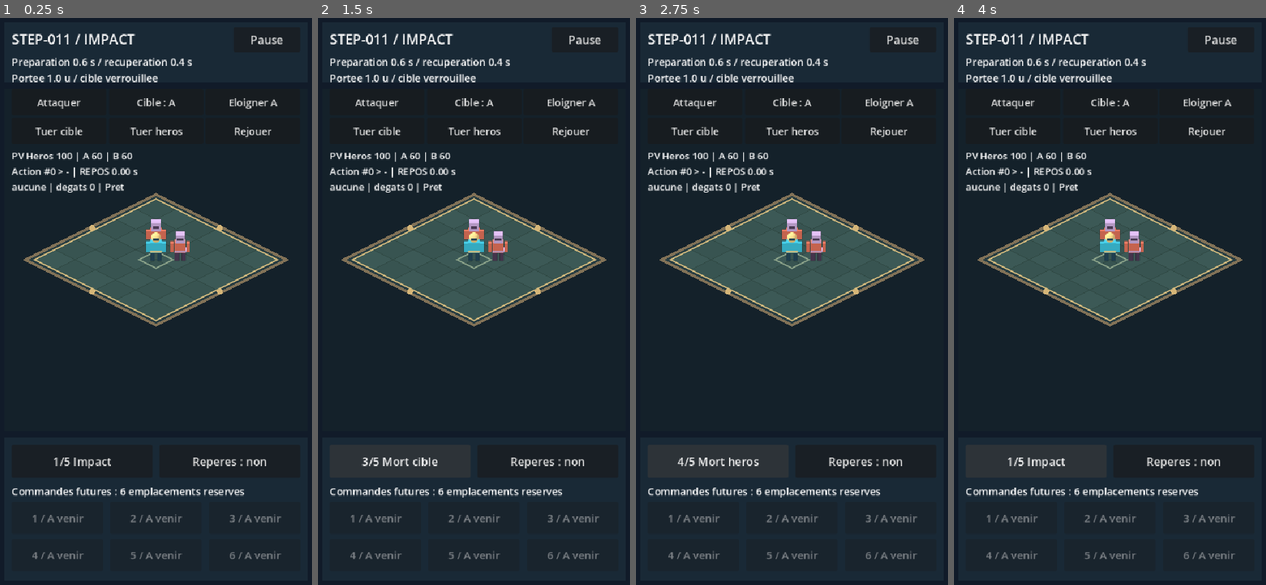
Above: before the commit, frames 1-4 (left to right).
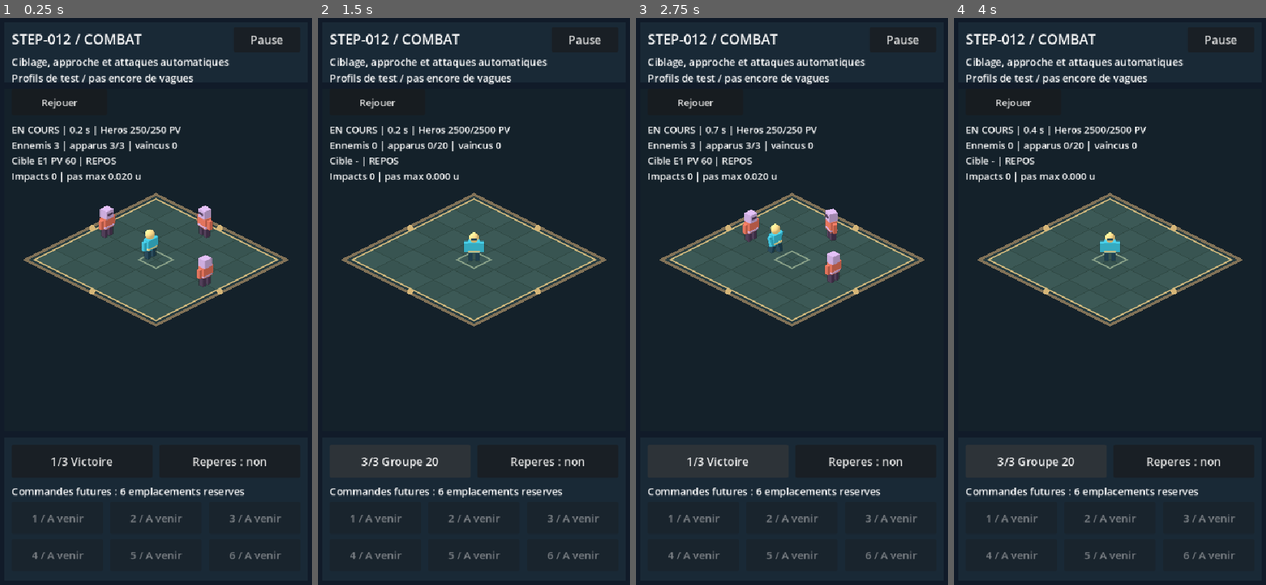
Above: after the commit, the same moments.

Repository: RobinArcangioli/gambit-arena
Game: Godot game, scene res://scenes/main.tscn
Same seed, same stepped clock (60 frames per second), same inputs: the game is played once before the commit and once after it.
Inputs:
- Up to frame 1 (0.25 s): no input
- Up to frame 2 (1.5 s): click "1/5 Impact" (after the commit: "1/3 Victoire") at 0.5 s; click "2/5 Hors portee" (after the commit: "2/3 Defaite") at 1.25 s
- Up to frame 3 (2.75 s): click "3/5 Mort cible" (after the commit: "3/3 Groupe 20") at 2 s
- Up to frame 4 (4 s): click "4/5 Mort heros" (after the commit: "1/3 Victoire") at 2.75 s; click "5/5 Retrait cible" (after the commit: "2/3 Defaite") at 3.5 s

The runs differ from the first frame. In frame 1, 5.6% of the frame differs, in the area x 3-89%, y 2-80%; in frame 2, 4.7%; in frame 3, 5.7%; in frame 4, 4.7%.

Commit message:
feat: [STEP-012] integrer le premier combat autonome

Diff:
--- /dev/null
+++ b/scenes/combat/battle_lab.tscn
@@ -0,0 +1,7 @@
+[gd_scene load_steps=3 format=3]
+
+[ext_resource type="PackedScene" path="res://scenes/arena/arena.tscn" id="1"]
+[ext_resource type="Script" path="res://scripts/combat/battle_lab.gd" id="2"]
+
+[node name="BattleLab" instance=ExtResource("1")]
+script = ExtResource("2")
--- a/scenes/main.tscn
+++ b/scenes/main.tscn
@@ -1,7 +1,7 @@
 [gd_scene load_steps=2 format=3 uid="uid://do6vxhog253vu"]
 
-[ext_resource type="PackedScene" path="res://scenes/combat/attack_lab.tscn" id="1_lab"]
+[ext_resource type="PackedScene" path="res://scenes/combat/battle_lab.tscn" id="1_lab"]
 
 [node name="Main" type="Node2D" unique_id=1193079028]
 
-[node name="AttackLab" parent="." instance=ExtResource("1_lab")]
+[node name="BattleLab" parent="." instance=ExtResource("1_lab")]
--- /dev/null
+++ b/scenes/tests/combat_simulation_tests.tscn
@@ -0,0 +1,6 @@
+[gd_scene load_steps=2 format=3]
+
+[ext_resource type="Script" path="res://tests/test_combat_simulation.gd" id="1"]
+
+[node name="CombatSimulationTests" type="Node"]
+script = ExtResource("1")
--- /dev/null
+++ b/scripts/combat/battle_lab.gd
@@ -0,0 +1,92 @@
+extends "res://scripts/arena/arena.gd"
+const Simulation = preload("res://scripts/combat/combat_simulation.gd")
+const Marks = preload("res://scripts/crowd/crowd_marks.gd")
+const MODES: Array[String] = ["Victoire", "Defaite", "Groupe 20"]
+var simulation := Simulation.new()
+var rings := Marks.new()
+var replay: Button
+var readout: Label
+var mode_index: int = 0
+var setup_complete: bool = false
+
+func _ready() -> void:
+	super._ready()
+	$HUD/Title.text = "STEP-012 / COMBAT"
+	$HUD/Description.text = "Ciblage, approche et attaques automatiques\nProfils de test / pas encore de vagues"
+	hero.hide()
+	enemy.hide()
+	hero.queue_free()
+	enemy.queue_free()
+	add_child(simulation)
+	simulation.configure(world)
+	rings.camera = camera
+	add_child(rings)
+	move_child(rings, render_box.get_index())
+	replay = Button.new()
+	replay.text = "Rejouer"
+	replay.focus_mode = Control.FOCUS_NONE
+	replay.pressed.connect(_reset)
+	hud.add_child(replay)
+	readout = Label.new()
+	readout.add_theme_font_size_override("font_size", 16)
+	readout.mouse_filter = Control.MOUSE_FILTER_IGNORE
+	hud.add_child(readout)
+	setup_complete = true
+	_update_layout()
+	_reset()
+
+func _update_layout() -> void:
+	super._update_layout()
+	if not setup_complete:
+		return
+	replay.position = Vector2(28, 124)
+	replay.size = Vector2(160, 44)
+	readout.position = Vector2(28, 180)
+	rings.position = render_box.position
+
+func _reset() -> void:
+	simulation.reset(mode_index)
+	_present()
+	_update_buttons()
+
+func _physics_process(delta: float) -> void:
+	if not setup_complete:
+		return
+	simulation.advance(delta, paused)
+	_present()
+
+func _present() -> void:
+	var fighter = simulation.hero
+	var target_text: String = "-"
+	if is_instance_valid(fighter.mover.target) and not fighter.mover.target.is_queued_for_deletion():
+		target_text = "E%d PV %d" % [fighter.mover.target.serial, fighter.mover.target.state.health]
+	readout.text = "%s | %.1f s | Heros %d/%d PV\nEnnemis %d | apparus %d/%d | vaincus %d\nCible %s | %s\nImpacts %d | pas max %.3f u" % [simulation.result, simulation.elapsed, fighter.state.health, fighter.state.max_health, simulation.enemies.size(), simulation.spawned, simulation.budget, simulation.defeated, target_text, fighter.action.phase, simulation.hits, simulation.max_step]
+	floor_canvas.feet.clear()
+	rings.points.clear()
+	if fighter.state.alive:
+		floor_canvas.feet.append(fighter.position)
+		rings.points.append(fighter.mover.ground_position)
+	for unit in simulation.enemies:
+		floor_canvas.feet.append(unit.position)
+		rings.points.append(unit.mover.ground_position)
+	rings.visible = floor_canvas.show_marks
+	rings.queue_redraw()
+	floor_canvas.queue_redraw()
+
+func _next_placement() -> void:
+	if paused or not setup_complete:
+		return
+	mode_index = (mode_index + 1) % MODES.size()
+	_reset()
+
+func _update_buttons() -> void:
+	super._update_buttons()
+	if setup_complete:
+		position_button.text = "%d/3 %s" % [mode_index + 1, MODES[mode_index]]
+
+func _unhandled_key_input(event: InputEvent) -> void:
+	if event is InputEventKey and event.pressed and not event.echo and event.keycode == KEY_R:
+		_reset()
+		get_viewport().set_input_as_handled()
+	else:
+		super._unhandled_key_input(event)
--- /dev/null
+++ b/scripts/combat/combat_simulation.gd
@@ -0,0 +1,201 @@
+extends Node
+## One deterministic coordinator. No unit ticks itself.
+const Unit = preload("res://scripts/combat/combat_unit.gd")
+const Action = preload("res://scripts/combat/attack_action.gd")
+const Crowd = preload("res://scripts/crowd/ground_crowd.gd")
+const Bounds = preload("res://scripts/arena/arena_bounds.gd")
+const Pattern = preload("res://scripts/enemies/enemy_director.gd")
+const HERO = preload("res://data/actors/hero.tres")
+const ENEMY = preload("res://data/actors/enemy.tres")
+var world: Node3D
+var hero: Unit
+var enemies: Array[Unit] = []
+var elapsed: float = 0.0
+var spawn_clock: float = 0.0
+var spawned: int = 0
+var defeated: int = 0
+var removed: int = 0
+var budget: int = 3
+var hits: int = 0
+var peak_alive: int = 0
+var max_step: float = 0.0
+var result: String = "EN COURS"
+
+func configure(parent_world: Node3D) -> void:
+	world = parent_world
+
+func clear() -> void:
+	for unit in enemies:
+		_dispose(unit)
+	enemies.clear()
+	_dispose(hero)
+	hero = null
+
+func _dispose(unit: Variant) -> void:
+	if is_instance_valid(unit):
+		unit.action.cancel()
+		unit.hide()
+		if not unit.is_queued_for_deletion():
+			unit.queue_free()
+
+func reset(mode: int = 0) -> void:
+	clear()
+	elapsed = 0.0
+	spawn_clock = 0.0
+	spawned = 0
+	defeated = 0
+	removed = 0
+	hits = 0
+	peak_alive = 0
+	max_step = 0.0
+	budget = 20 if mode == 2 else 3
+	result = "EN COURS"
+	hero = Unit.new()
+	# Local diagnostic profiles; shipped .tres Resources remain untouched.
+	var profile = HERO.duplicate()
+	if mode == 0:
+		profile.max_health = 250
+		profile.attack = 30
+	elif mode == 2:
+		profile.max_health = 2500
+	hero.configure(profile)
+	hero.name = "CombatHero"
+	world.add_child(hero)
+	hero.place(Vector2.ZERO)
+	if mode != 2:
+		for index in range(3):
+			add_enemy(Pattern.spawn_position(index))
+	_present()
+
+func add_enemy(at: Vector2) -> bool:
+	if result != "EN COURS" or not Action.living(hero) or spawned >= budget or enemies.size() >= 20 or not Bounds.contains_ground(at):
+		return false
+	if at.distance_to(hero.mover.ground_position) < Crowd.DIAMETER + 0.01:
+		return false
+	for unit in enemies:
+		if Action.living(unit) and at.distance_to(unit.mover.ground_position) < Crowd.DIAMETER + 0.01:
+			return false
+	var unit := Unit.new()
+	unit.enemy = true
+	unit.configure(ENEMY)
+	unit.serial = spawned + 1
+	unit.name = "CombatEnemy%d" % unit.serial
+	world.add_child(unit)
+	unit.place(at)
+	enemies.append(unit)
+	spawned += 1
+	peak_alive = maxi(peak_alive, enemies.size())
+	return true
+
+func _prune() -> void:
+	for index in range(enemies.size() - 1, -1, -1):
+		var unit = enemies[index]
+		if not Action.living(unit):
+			if is_instance_valid(unit) and not unit.state.alive:
+				defeated += 1
+			else:
+				removed += 1
+			_dispose(unit)
+			enemies.remove_at(index)
+
+func _finish_if_needed() -> bool:
+	if not Action.living(hero):
+		result = "DEFAITE"
+	elif spawned >= budget and enemies.is_empty():
+		result = "VICTOIRE" if removed == 0 else "INTERROMPU"
+	else:
+		return false
+	for unit in enemies:
+		unit.action.cancel()
+		unit.mover.clear_target()
+	if is_instance_valid(hero):
+		hero.action.cancel()
+		hero.mover.clear_target()
+	_present()
+	return true
+
+func _choose_targets() -> void:
+	# Keep a living target until its death; nearest wins, insertion order breaks ties.
+	if not Action.living(hero.mover.target):
+		var nearest: Unit = null
+		var distance: float = INF
+		for unit in enemies:
+			var candidate: float = hero.position.distance_squared_to(unit.position)
+			if candidate < distance:
+				nearest = unit
+				distance = candidate
+		hero.mover.set_target(nearest)
+	for unit in enemies:
+		unit.mover.set_target(hero)
+
+func advance(delta: float, paused: bool = false) -> void:
+	if paused or result != "EN COURS" or not is_finite(delta) or delta <= 0.0:
+		return
+	_prune()
+	if _finish_if_needed():
+		return
+	var dt: float = Crowd.safe_delta(delta)
+	elapsed += dt
+	_choose_targets()
+	var units: Array[Unit] = [hero]
+	units.append_array(enemies)
+	var points: Array[Vector2] = []
+	var requests: Array[Vector2] = []
+	var corrections: Array[bool] = []
+	for unit in units:
+		var start: Vector2 = unit.mover.ground_position
+		points.append(start)
+		unit.mover.velocity = Vector2.ZERO
+		if not unit.action.active:
+			unit.mover.step(dt)
+		requests.append(unit.mover.ground_position - start)
+		unit.mover.ground_position = start
+		corrections.append(unit != hero and not unit.action.active)
+	var resolved: Array[Vector2] = Crowd.solve(points, requests, corrections, dt)
+	for index in range(units.size()):
+		var unit: Unit = units[index]
+		var movement: Vector2 = resolved[index] - points[index]
+		unit.mover.ground_position = resolved[index]
+		unit.mover.velocity = movement / dt
+		max_step = maxf(max_step, movement.length())
+		if movement.length_squared() > 0.00000001:
+			unit.gait += dt
+			unit.mover.facing = movement.normalized()
+		unit.position = Vector3(resolved[index].x, 0, resolved[index].y)
+	# Existing actions first, hero then stable enemy order. Dead units cannot retaliate.
+	for unit in units:
+		if not Action.living(hero):
+			break
+		if not Action.living(unit):
+			unit.action.cancel()
+			continue
+		var was_resolved: bool = unit.action.resolved
+		unit.action.advance(dt)
+		if not was_resolved and unit.action.resolved and unit.action.applied_damage > 0:
+			hits += 1
+	_prune()
+	if _finish_if_needed():
+		return
+	_choose_targets()
+	units.assign([hero])
+	units.append_array(enemies)
+	# Newly engaged actions receive no time until the next common tick.
+	for unit in units:
+		if not unit.action.active and Action.living(unit.mover.target):
+			if unit.action.begin(unit, unit.mover.target) > 0:
+				var offset: Vector3 = unit.mover.target.position - unit.position
+				unit.mover.facing = Vector2(offset.x, offset.z).normalized()
+	if spawned < budget:
+		spawn_clock += dt
+		if spawn_clock >= 1.0:
+			spawn_clock = 0.0
+			for attempt in range(20):
+				if add_enemy(Pattern.spawn_position((spawned + attempt) % 20)):
+					break
+	_present()
+
+func _present() -> void:
+	if is_instance_valid(hero):
+		hero.present()
+	for unit in enemies:
+		unit.present()
--- /dev/null
+++ b/scripts/combat/combat_unit.gd
@@ -0,0 +1,17 @@
+extends "res://scripts/combat/stats_actor.gd"
+const GroundMover = preload("res://scripts/movement/ground_mover.gd")
+const AttackAction = preload("res://scripts/combat/attack_action.gd")
+var mover := GroundMover.new()
+var action := AttackAction.new()
+var gait: float = 0.0
+var serial: int = 0
+
+func place(at: Vector2) -> void:
+	mover.reset(at)
+	mover.speed = state.move_speed
+	mover.stopping_distance = 0.8
+	position = Vector3(at.x, 0, at.y)
+
+func present() -> void:
+	visible = state.alive
+	pose(gait, mover.velocity.length_squared() > 0.000001, mover.facing)
--- /dev/null
+++ b/tests/test_combat_simulation.gd
@@ -0,0 +1,167 @@
+extends Node
+const Simulation = preload("res://scripts/combat/combat_simulation.gd")
+const Unit = preload("res://scripts/combat/combat_unit.gd")
+const Crowd = preload("res://scripts/crowd/ground_crowd.gd")
+const Bounds = preload("res://scripts/arena/arena_bounds.gd")
+const Action = preload("res://scripts/combat/attack_action.gd")
+const Lab = preload("res://scenes/combat/battle_lab.tscn")
+const HERO = preload("res://data/actors/hero.tres")
+const ENEMY = preload("res://data/actors/enemy.tres")
+var checks: int = 0
+var failures: int = 0
+
+func check(ok: bool, message: String) -> void:
+	checks += 1
+	if not ok:
+		failures += 1
+		push_error("CombatSimulation: " + message)
+
+func snapshot(sim: Simulation) -> Array:
+	var values: Array = [sim.elapsed, sim.spawn_clock, sim.spawned, sim.defeated, sim.hits, sim.result]
+	var units: Array[Unit] = [sim.hero]
+	units.append_array(sim.enemies)
+	for unit in units:
+		values.append([unit.position, unit.state.health, unit.gait, unit.action.action_id, unit.action.elapsed, unit.action.phase])
+	return values
+
+func run_scenario(sim: Simulation, mode: int, hz: int, max_seconds: int) -> void:
+	sim.reset(mode)
+	var invariant_ok: bool = true
+	var locked_ok: bool = true
+	for tick in range(hz * max_seconds):
+		var positions: Dictionary = {}
+		var units: Array[Unit] = [sim.hero]
+		units.append_array(sim.enemies)
+		for unit in units:
+			if unit.action.active:
+				positions[unit.get_instance_id()] = unit.position
+		sim.advance(1.0 / float(hz))
+		units.assign([sim.hero])
+		units.append_array(sim.enemies)
+		var points: Array[Vector2] = []
+		for unit in units:
+			if positions.has(unit.get_instance_id()):
+				locked_ok = locked_ok and unit.position == positions[unit.get_instance_id()]
+			invariant_ok = invariant_ok and Bounds.contains_ground(unit.mover.ground_position) and unit.state.health >= 0 and unit.state.health <= unit.state.max_health
+			if unit.state.alive:
+				points.append(unit.mover.ground_position)
+		invariant_ok = invariant_ok and Crowd.minimum_distance(points) >= 0.6998
+		invariant_ok = invariant_ok and sim.enemies.size() <= 20 and sim.spawned == sim.defeated + sim.removed + sim.enemies.size()
+		if sim.result != "EN COURS":
+			break
+		if tick % 120 == 0:
+			await get_tree().process_frame
+	check(sim.result == ("DEFAITE" if mode == 1 else "VICTOIRE"), "scenario termination %d at %d Hz" % [mode, hz])
+	check(invariant_ok, "bounds, health, contacts and exact counters")
+	check(locked_ok, "actors immobile during committed actions")
+	check(sim.max_step <= 0.05001, "bounded movement")
+	check(sim.hits > 0 and sim.spawned == sim.budget, "real combat and complete spawn budget")
+	if mode != 1:
+		check(sim.defeated == sim.budget and sim.hero.state.alive, "victory kills all enemies")
+	else:
+		check(sim.hero.state.health == 0 and not sim.hero.visible, "defeat hides dead hero")
+	var terminal: Array = snapshot(sim)
+	for tick in range(120):
+		sim.advance(1.0)
+	check(snapshot(sim) == terminal, "terminal state has no late movement, spawn or impact")
+	check(not sim.hero.action.active, "hero action cancelled on terminal state")
+	for unit in sim.enemies:
+		check(not unit.action.active, "enemy action cancelled on terminal state")
+
+func _ready() -> void:
+	var world := Node3D.new()
+	add_child(world)
+	var sim := Simulation.new()
+	add_child(sim)
+	sim.configure(world)
+	for hz in [30, 60, 120]:
+		await run_scenario(sim, 0, hz, 40)
+		await run_scenario(sim, 1, hz, 40)
+	await run_scenario(sim, 2, 60, 200)
+	check(sim.peak_alive <= 20, "cap across full 20-enemy combat")
+	check(HERO.max_health == 100 and HERO.attack == 12 and ENEMY.max_health == 60, "shared profiles unmodified by diagnostic modes")
+	sim.reset(0)
+	for tick in range(300):
+		sim.advance(1.0 / 60.0)
+		if sim.hero.action.active:
+			break
+	check(sim.hero.action.active, "pending action fixture")
+	var paused_state: Array = snapshot(sim)
+	sim.advance(100.0, true)
+	sim.advance(NAN)
+	sim.advance(INF)
+	sim.advance(-1.0)
+	check(snapshot(sim) == paused_state, "pause and invalid delta freeze all systems")
+	var before_time: float = sim.elapsed
+	sim.advance(100.0)
+	check(absf(sim.elapsed - before_time - 1.0 / 30.0) < 0.000001, "large frame bounded common time")
+	# Killing a target removes its disk and requires a new living selection.
+	sim.reset(0)
+	sim.advance(1.0 / 60.0)
+	var dead_target = sim.hero.mover.target
+	var dead_id: int = dead_target.get_instance_id()
+	dead_target.state.damage(1000000)
+	sim.advance(1.0 / 60.0)
+	check(sim.defeated == 1 and sim.enemies.size() == 2 and dead_target.is_queued_for_deletion(), "dead enemy counted once and queued for cleanup")
+	check(Action.living(sim.hero.mover.target) and sim.hero.mover.target.get_instance_id() != dead_id, "automatic retarget after death")
+	sim.advance(1.0 / 60.0)
+	check(sim.defeated == 1, "no duplicate kill counting")
+	await get_tree().process_frame
+	check(world.get_child_count() == 3, "dead body removed from scene")
+	# Actual source death, pending enemy actions cancelled with no later effects.
+	sim.hero.state.damage(1000000)
+	sim.advance(1.0 / 60.0)
+	check(sim.result == "DEFAITE", "source death stops common simulation")
+	var stopped: Array = snapshot(sim)
+	sim.advance(10.0)
+	check(stopped == snapshot(sim), "no posthumous hits")
+	# A removed enemy is not falsely counted as killed.
+	sim.reset(0)
+	sim.enemies[0].queue_free()
+	await get_tree().process_frame
+	sim.advance(1.0 / 60.0)
+	check(sim.removed == 1 and sim.defeated == 0 and sim.enemies.size() == 2, "freed enemy reference pruned without false kill")
+	# Reset while an action is preparing cannot damage new instances.
+	sim.reset(0)
+	for tick in range(300):
+		sim.advance(1.0 / 60.0)
+		if sim.hero.action.active:
+			break
+	var old_action = sim.hero.action
+	sim.reset(0)
+	old_action.advance(100.0)
+	check(not old_action.active and sim.hero.state.health == 250 and sim.enemies[0].state.health == 60, "reset cancels old action")
+	for index in range(10):
+		sim.reset(0)
+		await get_tree().process_frame
+	check(world.get_child_count() == 4, "ten resets without actor residues")
+	sim.reset(2)
+	check(not sim.add_enemy(sim.hero.mover.ground_position) and not sim.add_enemy(Vector2(99, 99)), "occupied and out-of-bounds spawn refused")
+	# The real lab inherits explicit resume and preserves pause on replay.
+	var lab = Lab.instantiate()
+	add_child(lab)
+	lab.set_physics_process(false)
+	lab.paused = false
+	lab._physics_process(0.02)
+	lab._notification(NOTIFICATION_APPLICATION_FOCUS_OUT)
+	var background: Array = snapshot(lab.simulation)
+	lab._physics_process(10.0)
+	lab._notification(NOTIFICATION_APPLICATION_RESUMED)
+	check(lab.paused and snapshot(lab.simulation) == background, "background requires explicit resume")
+	lab._reset()
+	check(lab.paused and lab.simulation.elapsed == 0.0 and lab.simulation.hero.state.health == 250, "replay keeps pause")
+	lab._toggle_pause()
+	lab._physics_process(0.02)
+	check(lab.simulation.elapsed > 0.0, "explicit resume restarts simulation")
+	lab.queue_free()
+	sim.clear()
+	world.queue_free()
+	sim.queue_free()
+	await get_tree().process_frame
+	var report: String = "STEP-012 / tests combat autonome\n%s : %d controles, %d echecs\nDetails dans Sortie / Debogueur.\nF8 pour arreter ; F5 pour le laboratoire." % ["OK" if failures == 0 else "ECHEC", checks, failures]
+	print(report)
+	var label := Label.new()
+	label.position = Vector2(20, 30)
+	label.add_theme_font_size_override("font_size", 19)
+	label.text = report
+	add_child(label)
Not shown, changed: export_presets.cfg
Not shown, added: scripts/combat/battle_lab.gd.uid
Not shown, added: scripts/combat/combat_simulation.gd.uid
Not shown, added: scripts/combat/combat_unit.gd.uid
Not shown, added: tests/test_combat_simulation.gd.uid
Not shown, changed: ARCHITECTURE.md
Not shown, changed: PROJECT_STATUS.md
Not shown, changed: ROADMAP.md
Not shown, changed: docs/actions.md
Not shown, changed: docs/android.md
Not shown, changed: docs/backup.md
Not shown, added: docs/combat.md
(and 2 more such lines)
